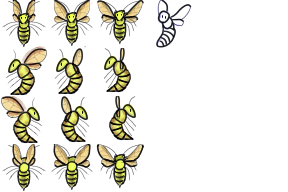
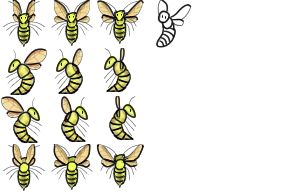
Layer changes from the first 288x192 image to the second:
painted on "Front wing_" (2nd of 2, in "Left 2" › "Line") over left=1, top=0, right=191, bottom=128
hid "背景" over left=14, top=0, right=191, bottom=64
